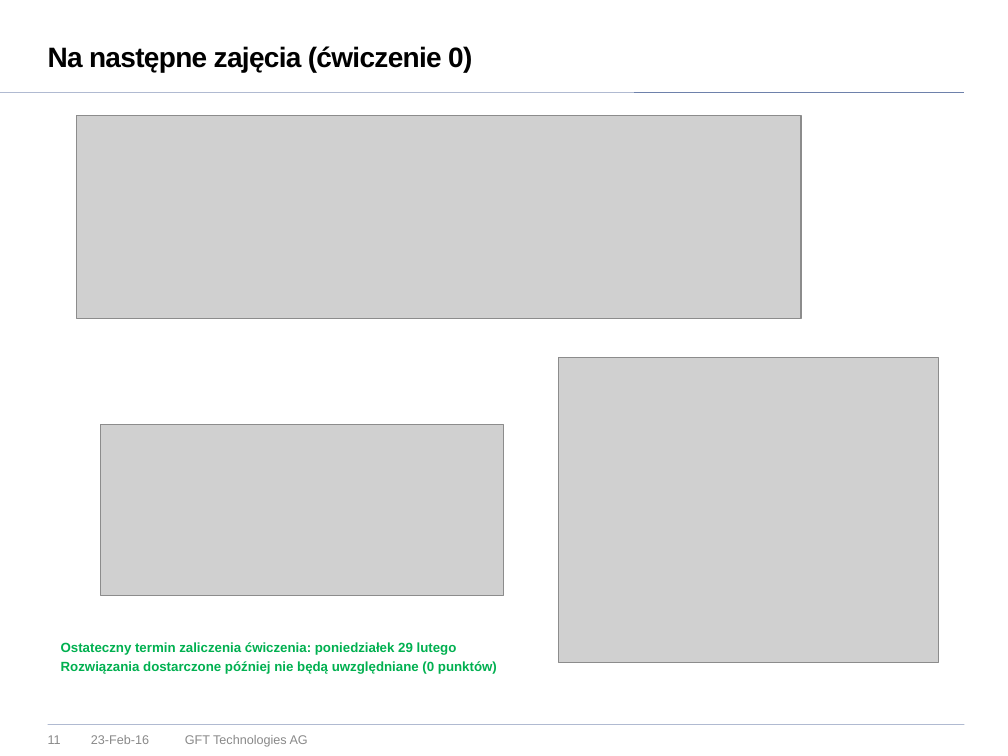
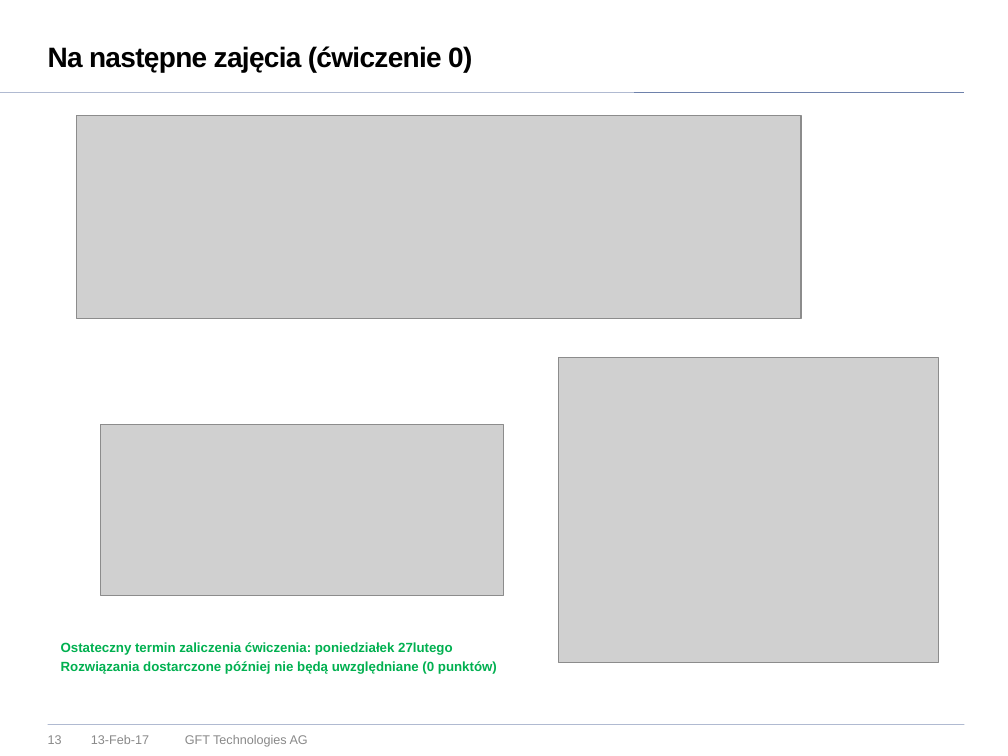
Before and after one commit to vego1mar/exercise0, a slide deck: slide 13 of WDSR - zarys programu.pptx (slide 11 before the commit). Drawn at 1008x756 pixels with LibreOffice and Linux fonts; fonts in the diff are those of the drawing; grey boxes stand for pictures; background and template pictures are left out. Boxes give left, top, right and bottom in pixels: in the first picture for what was removed or moved away, otherwise in the second. Text is boxed around its words. In the diff, an @@ line names an element or a change of style, - is before the commit and + after.

```diff
--- a/WDSR - zarys programu.pptx
+++ b/WDSR - zarys programu.pptx
@@ text at <box>61,642,453,655</box>: text changed @@
-Ostateczny termin zaliczenia ćwiczenia: poniedziałek 29 lutego
+Ostateczny termin zaliczenia ćwiczenia: poniedziałek 27lutego
@@ page number at <box>48,735,62,744</box>: text changed @@
-11
+13
@@ text at <box>91,735,149,744</box>: text changed @@
-23-Feb-16
+13-Feb-17
```
Also in this commit, not shown: 11 other slides changed, 2 slides added.
